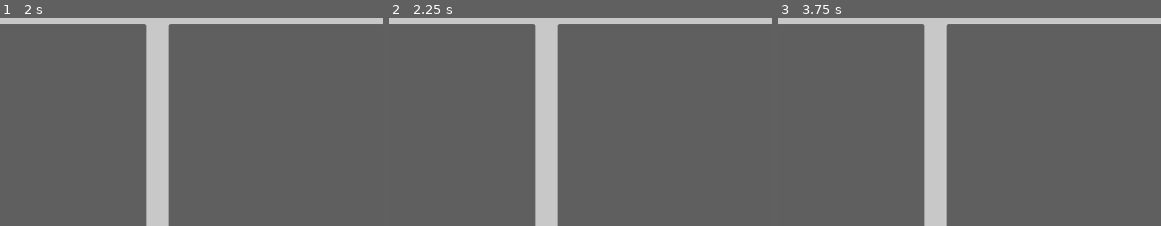
Above: before the commit, frames 1-3 (left to right).
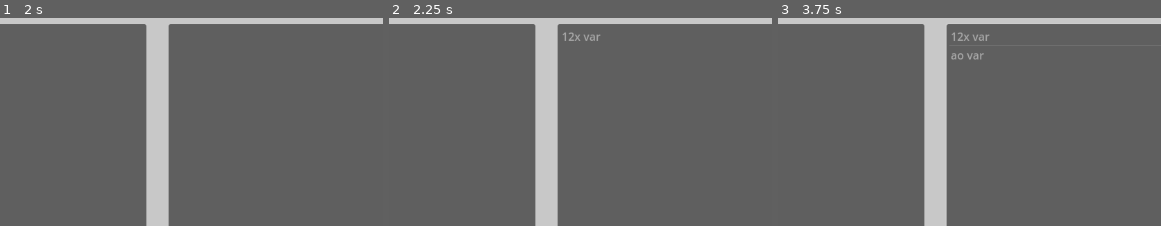
Above: after the commit, the same moments.

Repository: NemoNology/Programing-languages-theory
Game: Godot game, scene res://Data/Scenes/test_logic.tscn
Same seed, same stepped clock (60 frames per second), same inputs: the game is played once before the commit and once after it. This scene is started directly instead of the project's main scene.
Inputs (mouse positions are % of the whole screen's width and height, from its top left):
- Up to frame 1 (2 s): click (25, 50) at 0.52 s; type "12" at 0.6 s; tap Enter at 1.25 s; move the mouse to (45, 72) at 1.27 s; tap X at 1.35 s; click (45, 72) at 1.42 s
- Up to frame 2 (2.25 s): tap Space at 2 s; move the mouse to (81, 66) at 2.02 s; tap Delete at 2.1 s
- Up to frame 3 (3.75 s): tap Enter at 2.75 s; move the mouse to (19, 34) at 2.77 s; hold A from 2.78 s (still down); tap O at 2.85 s; tap Space at 3.5 s; move the mouse to (55, 50) at 3.52 s; tap X at 3.6 s; click (55, 50) at 3.67 s
The pictures show only the part of the screen within x 29-79%, y 0-50%; the shares and areas given below are measured in that part.

Frame 1 is identical in both runs. In frame 2, 0.1% of the frame differs, in the area x 45-56%, y 6-12%; in frame 3, 0.3%, in the area x 45-56%, y 6-21%.
Error before the commit: Parse Error: Class "Lexer" hides a global script class. (res://Data/Scripts/Other/test_logic.gd:8)

Commit message:
Test logic script: changed to static

Diff:
--- a/Lab-s/Translator/Godot-project/Data/Scripts/Other/test_logic.gd
+++ b/Lab-s/Translator/Godot-project/Data/Scripts/Other/test_logic.gd
@@ -5,12 +5,9 @@
 var lexer = Lexer.new()
 
 
-class Lexer:
-	func _init():
-		pass
-
-	var word = ""
-	var lexemes = {
+class Lexer_test:
+	static var word = ""
+	static var lexemes = {
 		"вывод": "cout",
 		"ввод": "cin",
 		"будет": "assign",
@@ -37,7 +34,9 @@
 		"равно": "equals",
 	}
 
-	func analyze(input: String, output: ItemList):
+# lexemes.append(Lexeme.new(...))
+
+	static func analyze(input: String, output: ItemList):
 		if input.is_empty():
 			return
 		elif input[-1] == " ":
@@ -64,4 +63,4 @@
 
 
 func _on_input_text_changed():
-	lexer.analyze(input.text, output)
+	Lexer_test.analyze(input.text, output)
